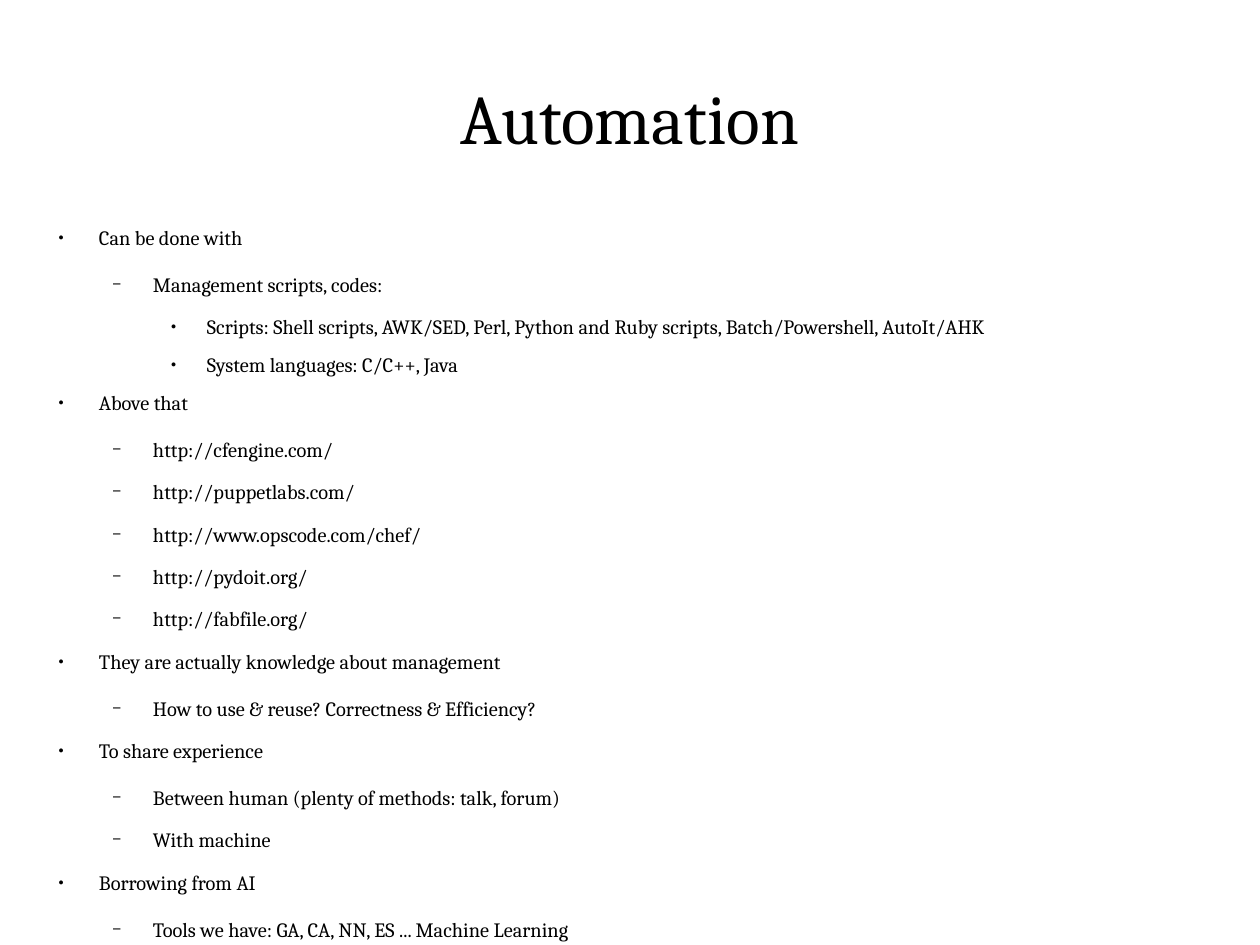
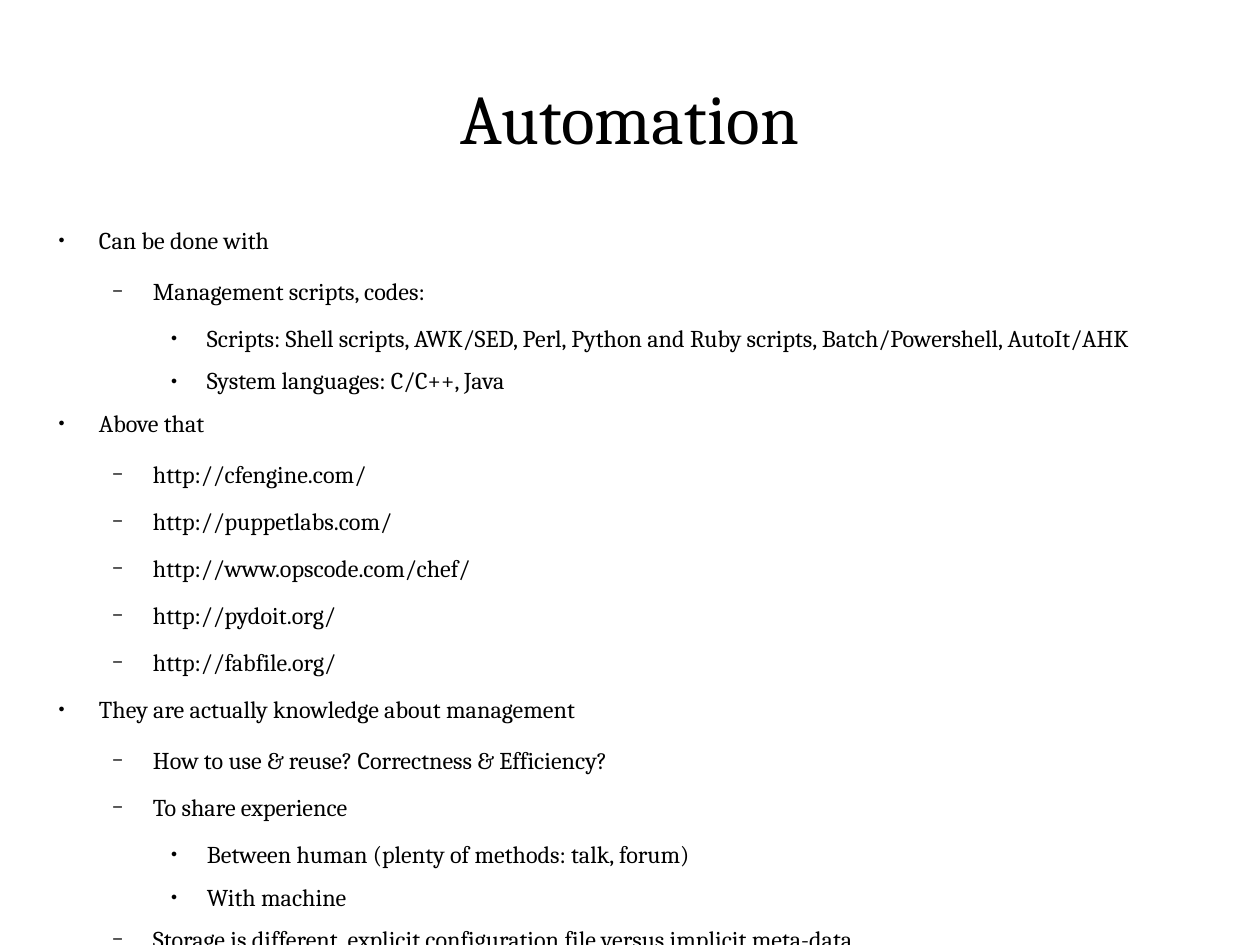
Before and after one commit to ShiZhan/fs-crawler, a slide deck: slide 3 of doc/oam.odp. Drawn at 1260x945 pixels with LibreOffice and Linux fonts; fonts in the diff are those of the drawing. Boxes give left, top, right and bottom in pixels: in the first picture for what was removed or moved away, otherwise in the second. Text is boxed around its words. In the diff, an @@ line names an element or a change of style, - is before the commit and + after.

Commit message:
WIP

```diff
--- a/doc/oam.odp
+++ b/doc/oam.odp
@@ text at (99, 232, 1129, 907): size 12.8 to 15.2 pt in "Can be done with", "Management scripts, codes:", "Scripts: Shell scripts, AWK/SED, Perl, Python and ...", "System languages: C/C++, Java" and 11 more places; bullet ● to −; list level 1 to 2 in "To share experience"; bullet − to ●; list level 2 to 3 in "Between human (plenty of methods: ..."; list level 2 to 3 in "With machine" @@
@@ text at (99, 875, 569, 942): text changed; size 12.8 to 15.2 pt @@
-● Borrowing from AI
-  − Tools we have: GA, CA, NN, ES ... Machine Learning
-  − Knowledge Representation
+  − Storage is different, explicit configuration file versus implicit meta-data
```
Also in this commit, not shown: 6 other slides changed, 2 slides added, 1 slide removed.
